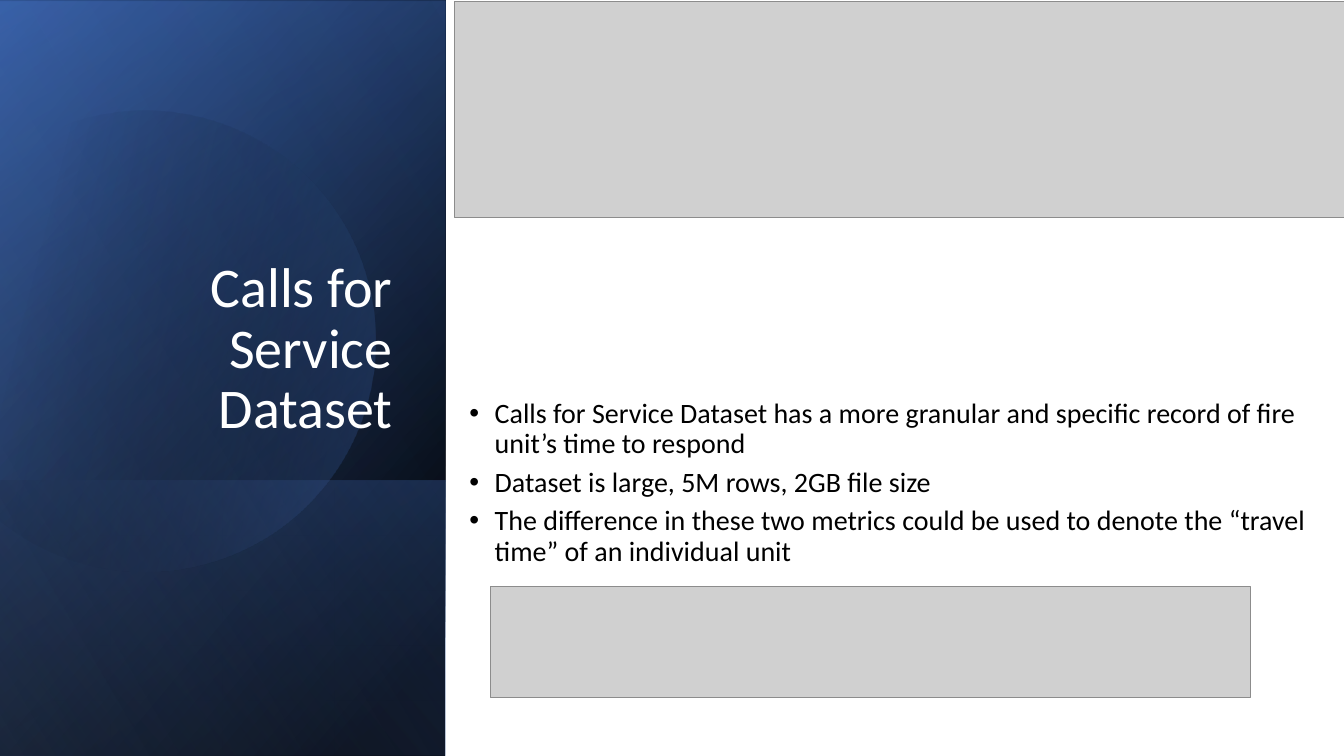
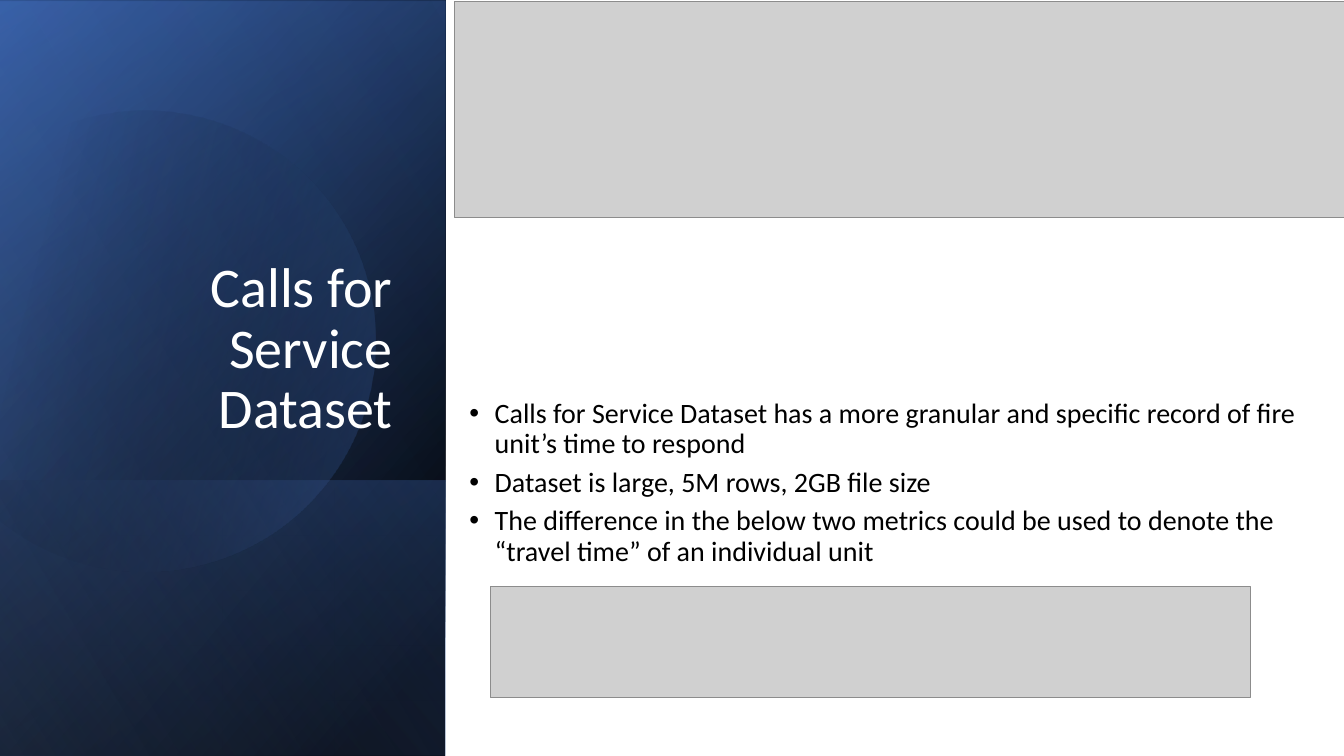
Before and after one commit to mjgood4/firstrespondersites, a slide deck: slide 7 of Exploratory Data Analysis.pptx. Drawn at 1344x756 pixels with LibreOffice and Linux fonts; fonts in the diff are those of the drawing; grey boxes stand for pictures. Boxes give left, top, right and bottom in pixels: in the first picture for what was removed or moved away, otherwise in the second. Text is boxed around its words. In the diff, an @@ line names an element or a change of style, - is before the commit and + after.

```diff
--- a/Exploratory Data Analysis.pptx
+++ b/Exploratory Data Analysis.pptx
@@ text at [495, 510, 1274, 562]: text changed @@
-• The difference in these two metrics could be used to denote the “travel time” of an individual unit
+• The difference in the below two metrics could be used to denote the “travel time” of an individual unit
```
Also in this commit, not shown: 5 other slides changed, 1 slide added, 1 slide removed.
